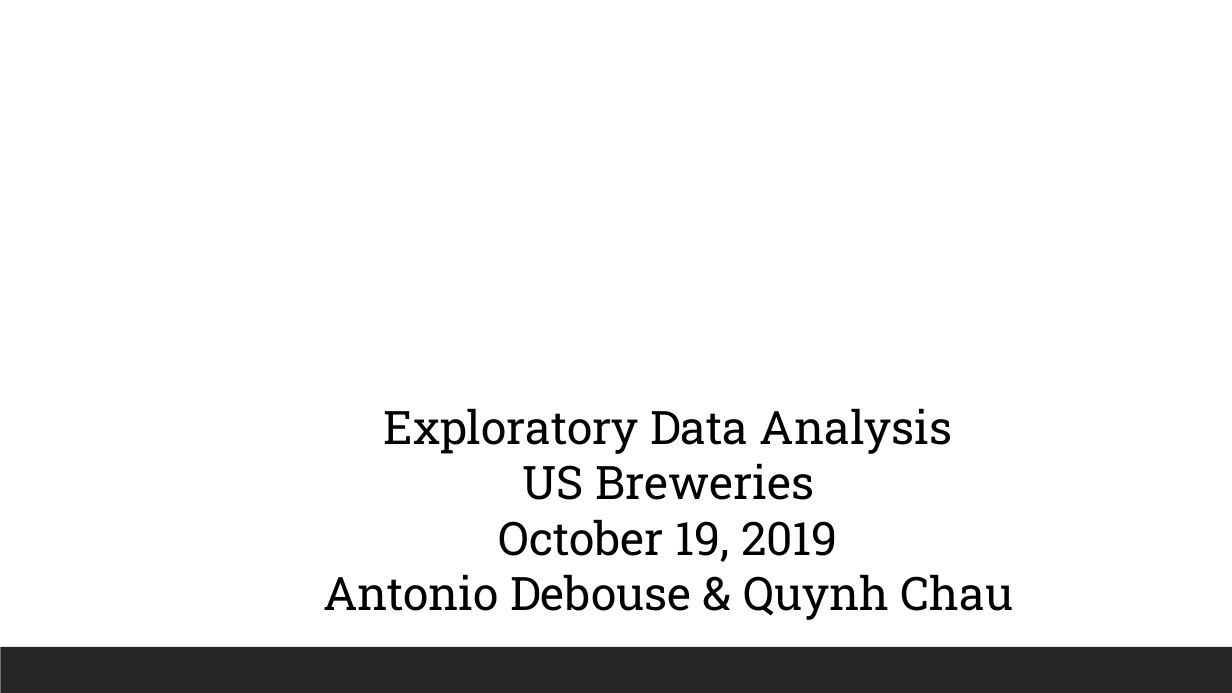
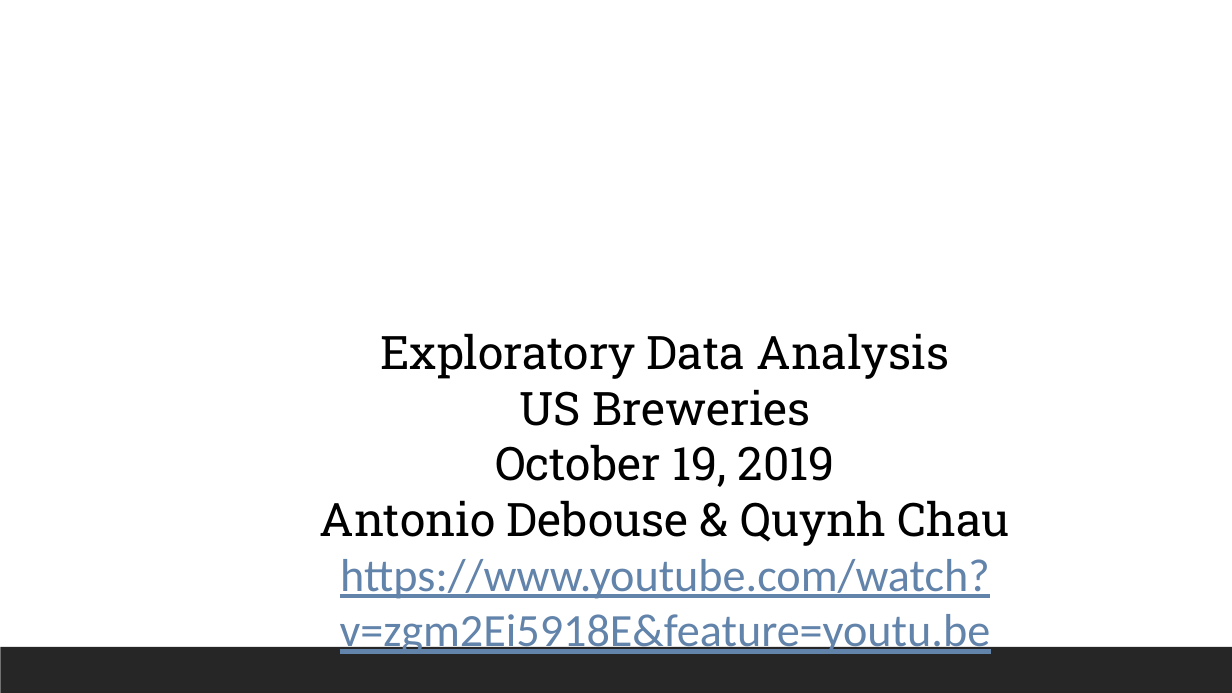
Before and after one commit to qnchau/Quynh-Chau, a slide deck: slide 1 of Beer EDA.pptx. Drawn at 1232x693 pixels with LibreOffice and Linux fonts; fonts in the diff are those of the drawing; background and template pictures are left out. Boxes give left, top, right and bottom in pixels: in the first picture for what was removed or moved away, otherwise in the second. Text is boxed around its words. In the diff, an @@ line names an element or a change of style, - is before the commit and + after.

Commit message:
Add files via upload
This is the powerpoint presentation on US Beers and US Breweries exploratory data analysis submitted as a group project done for Doing Data Science

```diff
--- a/Beer EDA.pptx
+++ b/Beer EDA.pptx
@@ text "Exploratory Data Analysis": place and size @@
-text "Exploratory Data Analysis" at <box>323,408,1013,620</box>
+text "Exploratory Data Analysis" at <box>320,333,1010,658</box>
@@ text at <box>340,559,991,658</box>: paragraph added @@
+https://www.youtube.com/watch?v=zgm2Ei5918E&feature=youtu.be
```
